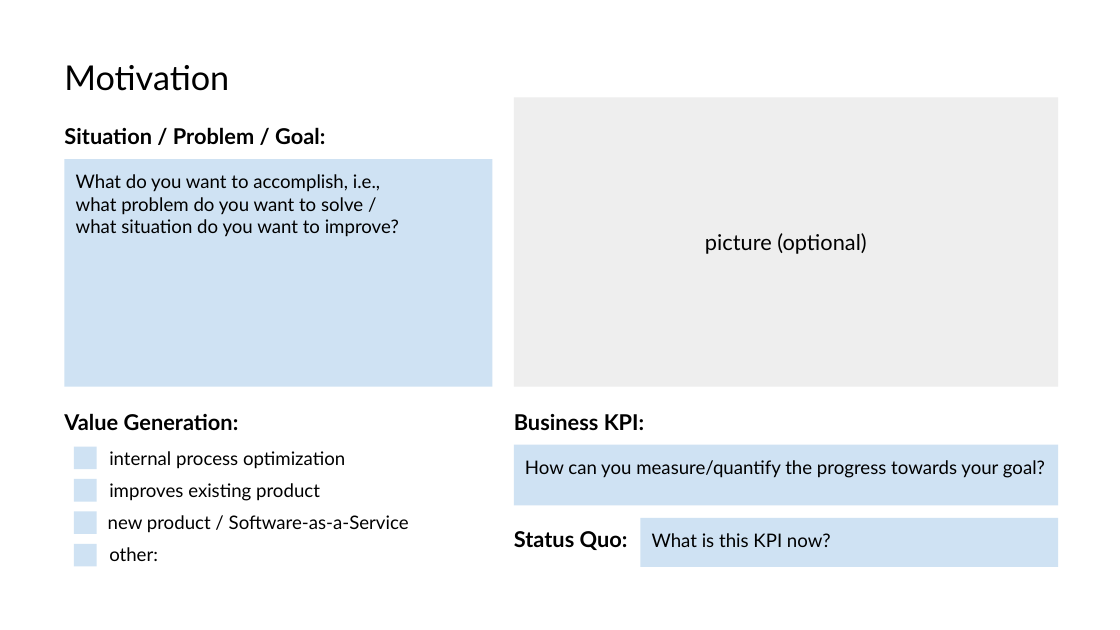
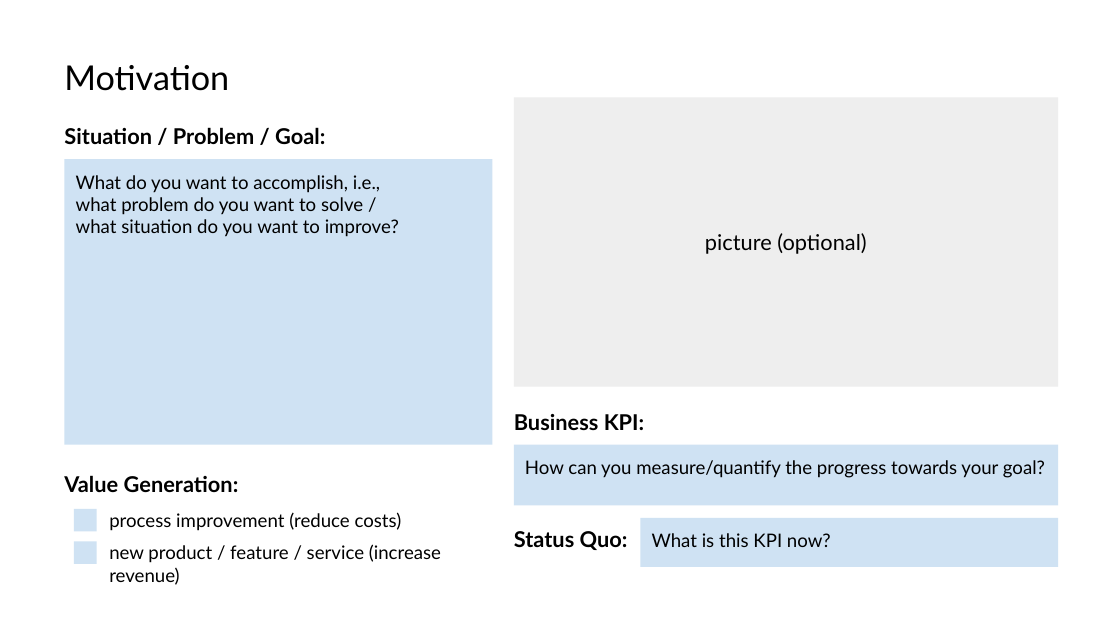
Before and after one commit to cod3licious/cod3licious.github.io, a slide deck: slide 2 of mlws_resources/exercise_your_ml_project_template.pptx. Drawn at 1120x630 pixels with LibreOffice and Linux fonts; fonts in the diff are those of the drawing. Boxes give left, top, right and bottom in pixels: in the first picture for what was removed or moved away, otherwise in the second. Text is boxed around its words. In the diff, an @@ line names an element or a change of style, - is before the commit and + after.

```diff
--- a/mlws_resources/exercise_your_ml_project_template.pptx
+++ b/mlws_resources/exercise_your_ml_project_template.pptx
@@ rectangle "What do you want to ..." resized from (x1=65, y1=159, x2=493, y2=386) to (x1=65, y1=159, x2=493, y2=445) @@
@@ rectangle removed at (x1=74, y1=447, x2=96, y2=469) @@
@@ text "Value Generation:" moved from (x1=64, y1=413, x2=239, y2=430) to (x1=64, y1=475, x2=239, y2=492) @@
@@ rectangle removed at (x1=74, y1=479, x2=96, y2=502) @@
@@ text removed at (x1=109, y1=451, x2=345, y2=469) @@
-internal process optimization
@@ rectangle moved from (x1=74, y1=512, x2=96, y2=534) to (x1=74, y1=508, x2=96, y2=531) @@
@@ text removed at (x1=109, y1=483, x2=320, y2=501) @@
-improves existing product
@@ text added at (x1=109, y1=512, x2=402, y2=531), 12 pt, text #000000 @@
+process improvement (reduce costs)
@@ rectangle moved from (x1=74, y1=544, x2=96, y2=567) to (x1=74, y1=541, x2=96, y2=563) @@
@@ text at (x1=109, y1=544, x2=441, y2=585): text changed @@
-new product / Software-as-a-Service
+new product / feature / service (increase revenue)
@@ text removed at (x1=109, y1=547, x2=158, y2=561) @@
-other:
```
Also in this commit, not shown: 1 other slide changed, 14 other files.
